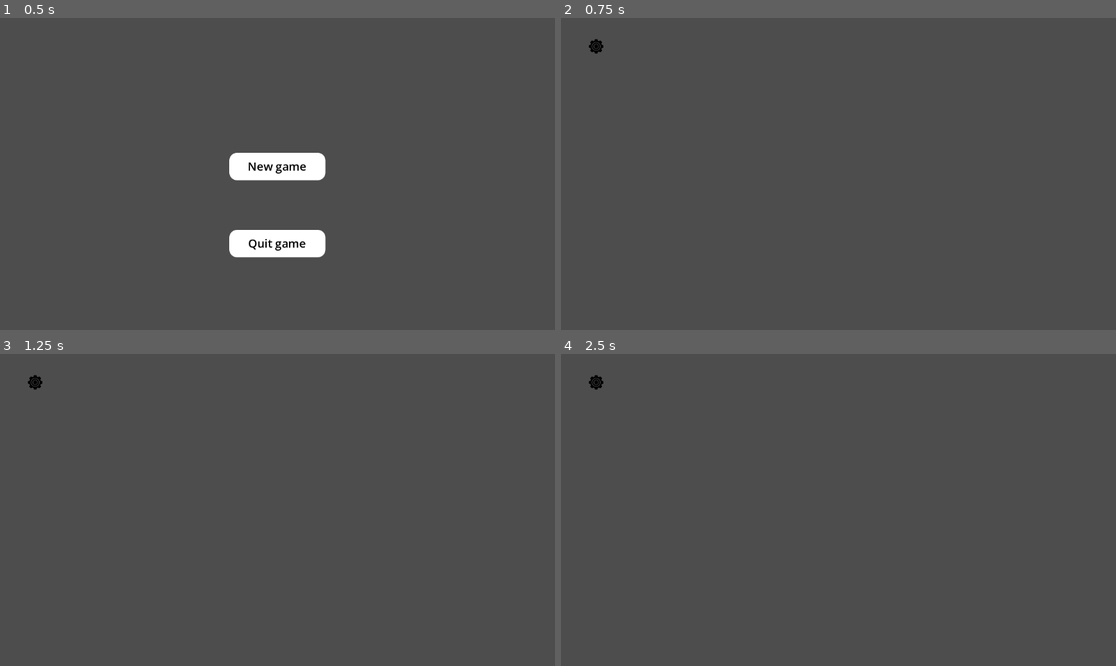
Above: before the commit, frames 1-4 (two rows, left to right).
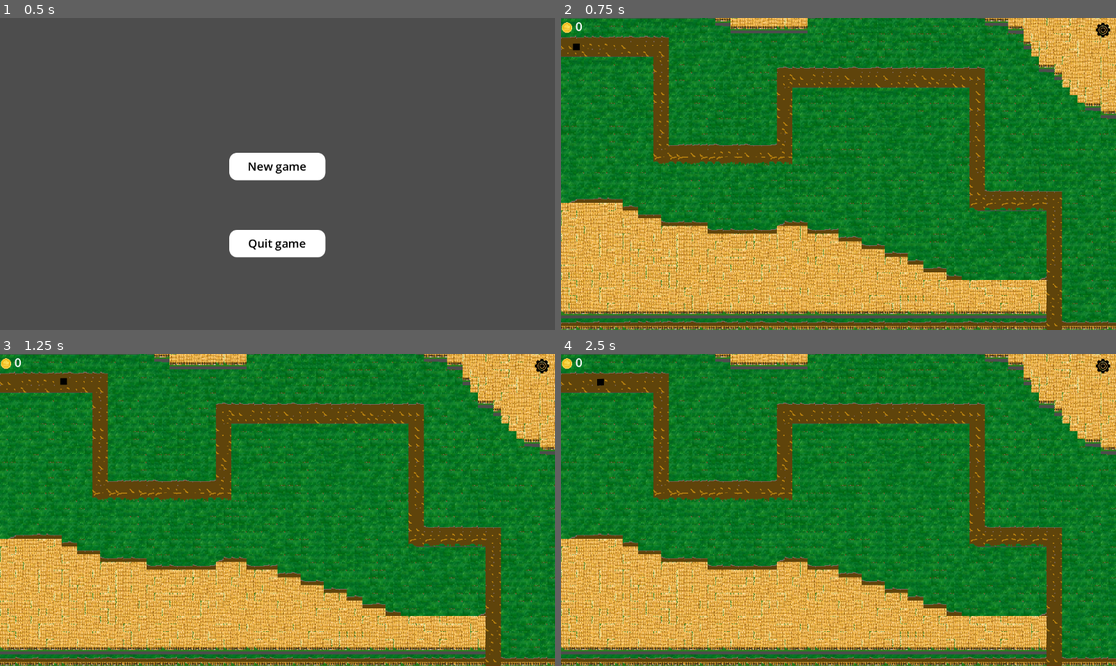
Above: after the commit, the same moments.

Repository: domasbaliunas/frontline
Game: Godot game, scene res://main_menu.tscn
Same seed, same stepped clock (60 frames per second), same inputs: the game is played once before the commit and once after it.
Inputs (mouse positions are in pixels of both pictures, inside the frame that each line leads up to; where the layout moved, square brackets give the same spot in the first picture):
- Up to frame 1 (0.5 s): no input
- Up to frame 2 (0.75 s): click "New game" at 0.5 s
- Up to frame 3 (1.25 s): no input
- Up to frame 4 (2.5 s): click (1104, 366) [599, 385] at 1.25 s; click "Restart" at 2 s

Frame 1 is identical in both runs. In frame 2, 99% of the frame differs, in the area x 0-100%, y 0-100%; in frame 3, 99%; in frame 4, 99%.

Commit message:
Implement tower placement

Diff:
--- a/Game.tscn
+++ b/Game.tscn
@@ -2,27 +2,35 @@
 
 [ext_resource type="Texture2D" uid="uid://bdbbjd4cfvlj" path="res://settings (2).png" id="1_wbfu4"]
 [ext_resource type="Script" uid="uid://l5wudpbitajw" path="res://game.gd" id="1_xkndl"]
+[ext_resource type="Script" uid="uid://b4y3wtdqc7v6i" path="res://game_map.gd" id="3_t88pq"]
 [ext_resource type="PackedScene" uid="uid://djjycrn0muqdt" path="res://pause_menu.tscn" id="3_u44n3"]
+[ext_resource type="PackedScene" uid="uid://bfk8wbdn5lpvn" path="res://game_map.tscn" id="4_sb48q"]
 
 [node name="Game" type="Node2D" unique_id=225877384]
 script = ExtResource("1_xkndl")
 
-[node name="PauseMenuGroup" type="Control" parent="." unique_id=1864478037]
+[node name="Map" parent="." unique_id=782828480 instance=ExtResource("4_sb48q")]
+script = ExtResource("3_t88pq")
+
+[node name="PauseMenuGroup" type="Control" parent="Map" unique_id=1864478037]
+z_index = 1
 layout_mode = 3
-anchors_preset = 0
-offset_right = 40.0
-offset_bottom = 40.0
+anchors_preset = 15
+anchor_right = 1.0
+anchor_bottom = 1.0
+grow_horizontal = 2
+grow_vertical = 2
 
-[node name="CanvasLayer" type="CanvasLayer" parent="PauseMenuGroup" unique_id=458919172]
+[node name="CanvasLayer" type="CanvasLayer" parent="Map/PauseMenuGroup" unique_id=458919172]
 
-[node name="PauseMenu" parent="PauseMenuGroup/CanvasLayer" unique_id=1608247882 instance=ExtResource("3_u44n3")]
+[node name="PauseMenu" parent="Map/PauseMenuGroup/CanvasLayer" unique_id=1608247882 instance=ExtResource("3_u44n3")]
 
-[node name="PauseMenuButton" type="TextureButton" parent="PauseMenuGroup" unique_id=1890123618]
+[node name="PauseMenuButton" type="TextureButton" parent="Map/PauseMenuGroup" unique_id=1890123618]
 layout_mode = 0
-offset_left = 57.0
-offset_top = 43.0
-offset_right = 97.0
-offset_bottom = 86.0
+offset_left = 1109.0
+offset_top = 9.0
+offset_right = 1144.0
+offset_bottom = 42.0
 texture_normal = ExtResource("1_wbfu4")
 
-[connection signal="pressed" from="PauseMenuGroup/PauseMenuButton" to="." method="_on_texture_button_pressed"]
+[connection signal="pressed" from="Map/PauseMenuGroup/PauseMenuButton" to="." method="_on_texture_button_pressed"]
--- /dev/null
+++ b/Tower.tscn
@@ -0,0 +1,10 @@
+[gd_scene format=3 uid="uid://dxqw07vmukvju"]
+
+[ext_resource type="Texture2D" uid="uid://mbblile0rgbk" path="res://tower.png" id="1_arn3v"]
+[ext_resource type="Script" uid="uid://cyy6b82swpp52" path="res://tower.gd" id="1_bn6qc"]
+
+[node name="Tower" type="Node2D" unique_id=805125601]
+script = ExtResource("1_bn6qc")
+
+[node name="Sprite2D" type="Sprite2D" parent="." unique_id=1925869869]
+texture = ExtResource("1_arn3v")
--- a/game.gd
+++ b/game.gd
@@ -1,6 +1,6 @@
 extends Node2D
 
-@onready var pause_menu: Control = $PauseMenuGroup/CanvasLayer/PauseMenu
+@onready var pause_menu: Control = $Map/PauseMenuGroup/CanvasLayer/PauseMenu
 
 func _on_texture_button_pressed() -> void:
 	pause_menu.pause()
--- /dev/null
+++ b/game_map.gd
@@ -0,0 +1,71 @@
+extends Node2D
+
+@onready var tilemap = $TileMapLayer
+
+var tower_scene = preload("res://Tower.tscn")
+var placing_tower: bool = false
+var distance_apart: int = 5
+var tower_id: int = 1
+
+# For getting sprite texture size and similar
+# Do not add or modify
+var _tower_dummy = tower_scene.instantiate()
+
+# TileMapLayer terrain ID for path tiles
+const PATH_TILE_ID = 0
+
+func _unhandled_input(event: InputEvent) -> void:
+	if event.is_action_pressed("place_tower"):
+		placing_tower = true
+		place_tower()
+
+func place_tower() -> void:
+	var mouse_pos = get_global_mouse_position()
+	var sprite = _tower_dummy.get_node("Sprite2D")
+	var sprite_size = sprite.texture.get_size()
+
+	if is_tower_already_at(mouse_pos) or is_over_path(mouse_pos, sprite_size):
+		print("Cannot place tower at ", mouse_pos)
+		return
+
+	var tower = tower_scene.instantiate()
+	tower.position = mouse_pos
+	tower.name = "Tower#" + str(tower_id)
+	tower_id += 1
+	add_child(tower)
+	print("Placed tower at ", mouse_pos)
+
+func is_tower_already_at(pos: Vector2) -> bool:
+	for child in get_children():
+		print(child)
+		if child.is_in_group("towers"):
+			var sprite = child.get_node("Sprite2D")
+			var sprite_size = sprite.texture.get_size()
+			var radius = max(sprite_size.x, sprite_size.y) + distance_apart
+			if child.position.distance_to(pos) < radius:
+				return true
+	return false
+
+func is_over_path(tower_pos: Vector2, sprite_size: Vector2) -> bool:
+	# Get the corners of the sprite
+	var half_size = sprite_size / 2
+	var corners = [
+		tower_pos + Vector2(-half_size.x, -half_size.y),  # top-left
+		tower_pos + Vector2(half_size.x, -half_size.y),   # top-right
+		tower_pos + Vector2(-half_size.x, half_size.y),   # bottom-left
+		tower_pos + Vector2(half_size.x, half_size.y)     # bottom-right
+	]
+
+	for corner in corners:
+		# Convert global position → local TileMapLayer space
+		var local_corner = tilemap.to_local(corner)
+		# Convert local position → tile coordinates
+		var cell = tilemap.local_to_map(local_corner)
+		# Get the TileData at this cell
+		var tile_data = tilemap.get_cell_tile_data(cell)
+		if tile_data == null:
+			continue  # empty cell
+		if tile_data.terrain == PATH_TILE_ID:
+			return true  # one corner touches path → invalid placement
+
+	return false  # all corners are clear
--- a/pause_menu.gd
+++ b/pause_menu.gd
@@ -27,6 +27,7 @@
 func _on_restartbutton_pressed() -> void:
 	resume()
 	get_tree().reload_current_scene()
+	Currency.coins = 0
 
 func _on_quitbutton_pressed() -> void:
 	get_tree().quit()
--- a/project.godot
+++ b/project.godot
@@ -30,6 +30,11 @@
 "events": [Object(InputEventKey,"resource_local_to_scene":false,"resource_name":"","device":-1,"window_id":0,"alt_press …(195 unchanged characters)…
 ]
 }
+place_tower={
+"deadzone": 0.2,
+"events": [Object(InputEventKey,"resource_local_to_scene":false,"resource_name":"","device":-1,"window_id":0,"alt_pressed":false,"shift_pressed":false,"ctrl_pressed":false,"meta_pressed":false,"pressed":false,"keycode":0,"physical_keycode":66,"key_label":0,"unicode":98,"location":0,"echo":false,"script":null)
+]
+}
 
 [physics]
 
--- /dev/null
+++ b/tower.gd
@@ -0,0 +1,11 @@
+extends Node2D
+
+
+# Called when the node enters the scene tree for the first time.
+func _ready() -> void:
+	add_to_group("towers", true)
+
+
+# Called every frame. 'delta' is the elapsed time since the previous frame.
+func _process(delta: float) -> void:
+	pass
Not shown, added: game_map.gd.uid
Not shown, added: tower.gd.uid
Binary file added: tower.png
Not shown, added: tower.png.import
